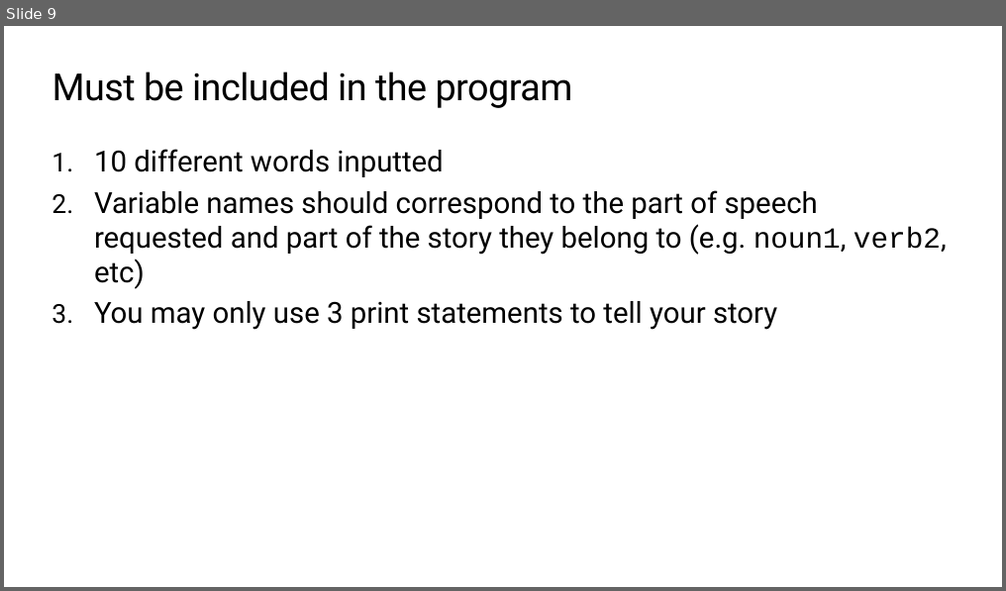
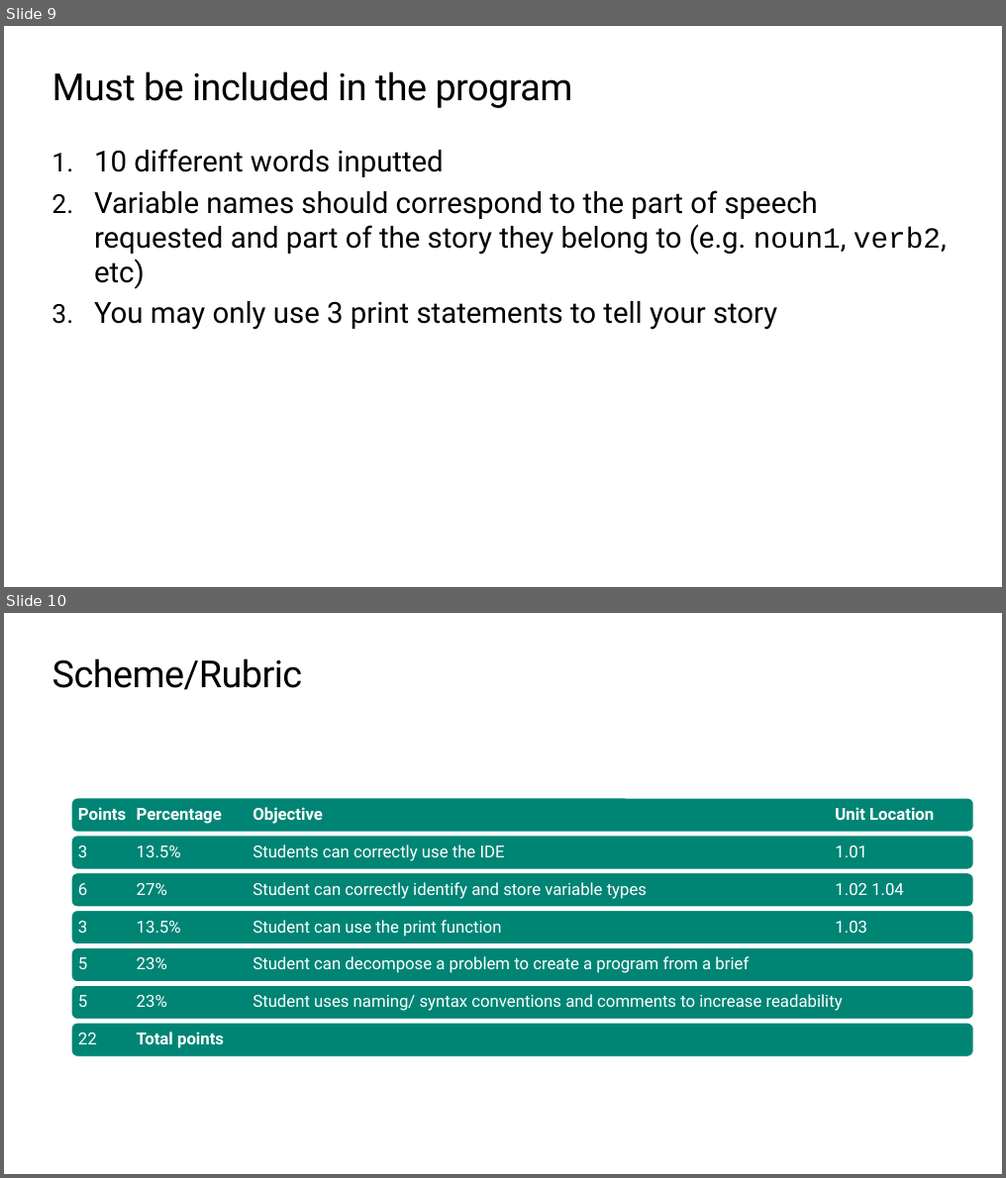
Before and after one commit to TEALSK12/2nd-semester-introduction-to-computer-science, a slide deck: units/1_unit/slidedecks/Intro Python 1.06 TEALS.pptx. Shown one above the other, each under a label of ours: slide 9 before the commit, slides 9 and 10 after it. The pictures are 1006x591 and 1006x1178 pixels, drawn with LibreOffice and Linux fonts; fonts in the diff are those of the drawing; background and template pictures are left out. Boxes give left, top, right and bottom in pixels: in the first picture for what was removed or moved away, otherwise in the second. Text is boxed around its words. In the diff, an @@ line names an element or a change of style, - is before the commit and + after.

```diff
--- a/units/1_unit/slidedecks/Intro Python 1.06 TEALS.pptx
+++ b/units/1_unit/slidedecks/Intro Python 1.06 TEALS.pptx
@@ slide 10 added at [4,613,1002,1174], background #FFFFFF @@
@@ title added at [53,659,303,690], 36 pt, text #000000 @@
+Scheme/Rubric
@@ group added at [71,798,973,1057]: 7 rounded rectangles, 7 texts @@
+Points Percentage Objective Unit Location
+3 13.5% Students can correctly use the IDE 1.01
+6 27% Student can correctly identify and store variable types 1.02 1.04
+3 13.5% Student can use the print function 1.03
+5 23% Student can decompose a problem to create a program from a brief
+5 23% Student uses naming/ syntax conventions and comments to increase readability
+22 Total points
```
Also in this commit, not shown: 4 slides changed, 1 slide removed, 5 other files.
